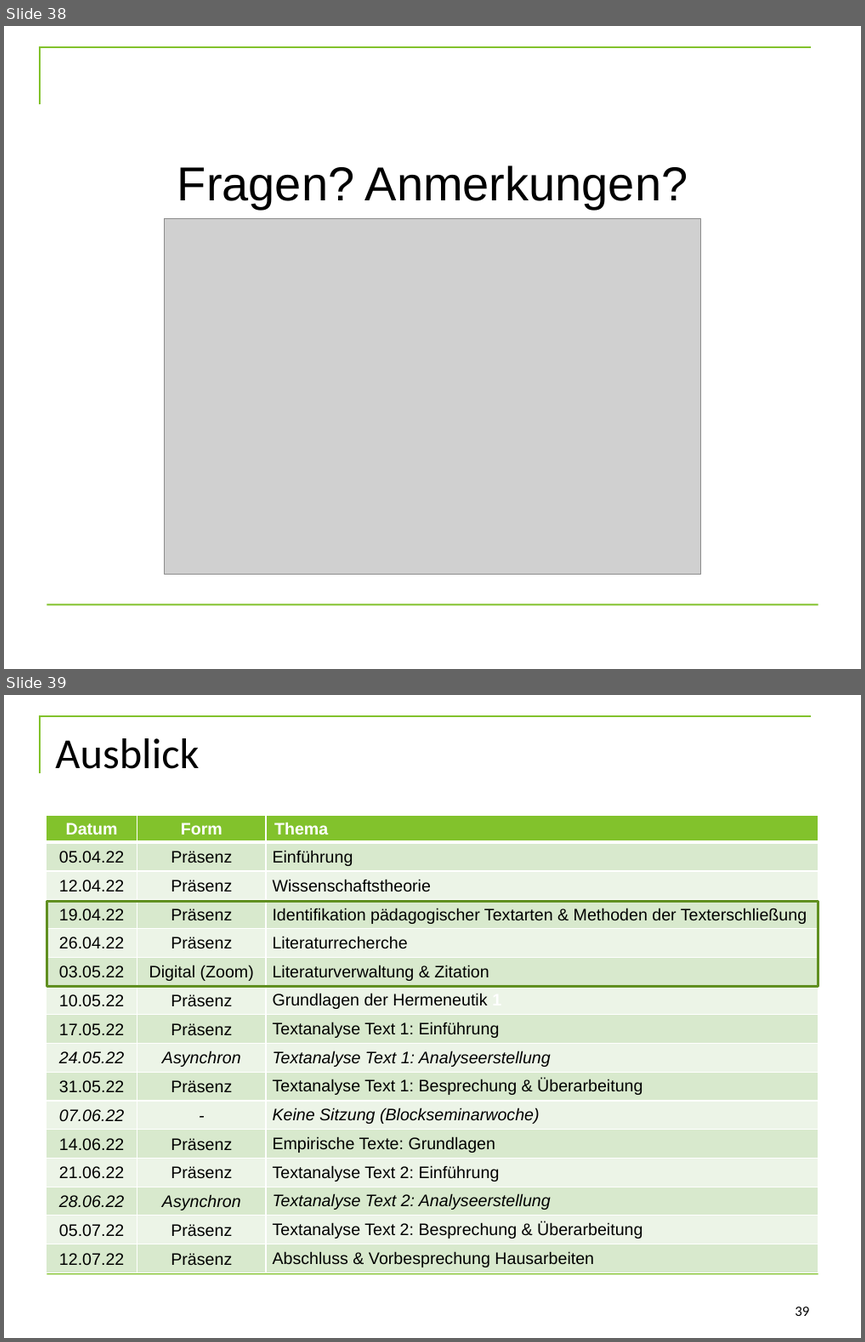
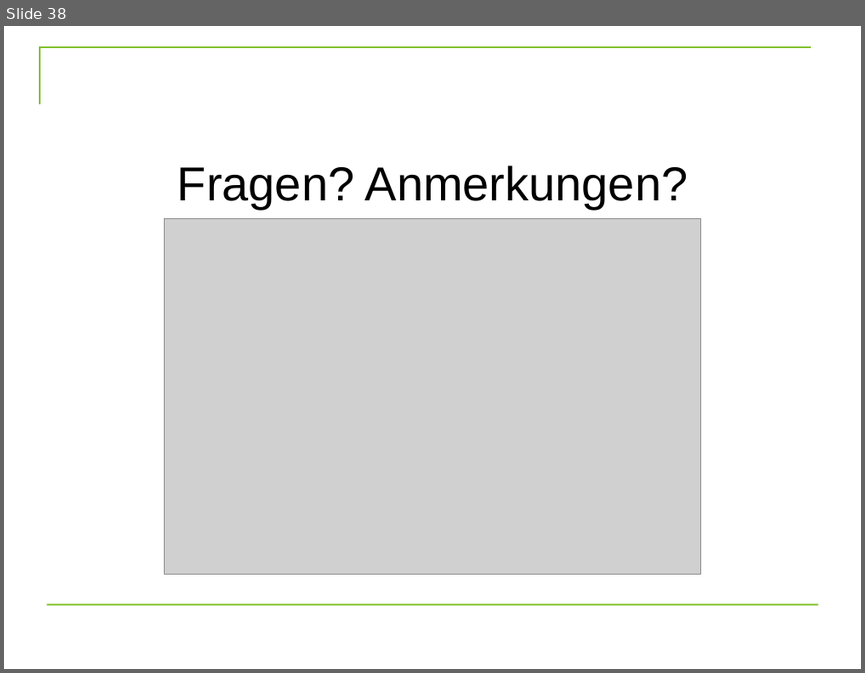
Before and after one commit to jobschepens/textanalyse22, a slide deck: folien/02_Wissenschaftstheorie.pptx. Shown one above the other, each under a label of ours: slides 38 and 39 before the commit, slide 38 after it. The pictures are 865x1342 and 865x673 pixels, drawn with LibreOffice and Linux fonts; fonts in the diff are those of the drawing; grey boxes stand for pictures; background and template pictures are left out. Boxes give left, top, right and bottom in pixels: in the first picture for what was removed or moved away, otherwise in the second. Text is boxed around its words. In the diff, an @@ line names an element or a change of style, - is before the commit and + after.

Commit message:
w2

```diff
--- a/folien/02_Wissenschaftstheorie.pptx
+++ b/folien/02_Wissenschaftstheorie.pptx
@@ slide 39 removed at bbox=[4, 695, 861, 1338], background #FFFFFF; not listed: 2 template elements that a slide beside it also shows @@
@@ title removed at bbox=[55, 738, 199, 769] @@
-Ausblick
@@ table removed at bbox=[46, 815, 817, 1273], 16 rows, 3 columns @@
-Datum | Form | Thema
-05.04.22 | Präsenz | Einführung
-12.04.22 | Präsenz | Wissenschaftstheorie
-19.04.22 | Präsenz | Identifikation pädagogischer Textarten & Methoden der Texterschließung
-26.04.22 | Präsenz | Literaturrecherche
-03.05.22 | Digital (Zoom) | Literaturverwaltung & Zitation
-10.05.22 | Präsenz | Grundlagen der Hermeneutik 1
-17.05.22 | Präsenz | Textanalyse Text 1: Einführung
-24.05.22 | Asynchron | Textanalyse Text 1: Analyseerstellung
-31.05.22 | Präsenz | Textanalyse Text 1: Besprechung & Überarbeitung
-07.06.22 | - | Keine Sitzung (Blockseminarwoche)
-14.06.22 | Präsenz | Empirische Texte: Grundlagen
-21.06.22 | Präsenz | Textanalyse Text 2: Einführung
-28.06.22 | Asynchron | Textanalyse Text 2: Analyseerstellung
-05.07.22 | Präsenz | Textanalyse Text 2: Besprechung & Überarbeitung
-12.07.22 | Präsenz | Abschluss & Vorbesprechung Hausarbeiten
@@ rectangle removed at bbox=[46, 902, 818, 987] @@
@@ page number removed at bbox=[794, 1306, 809, 1315] @@
-39
```
Also in this commit, not shown: 1 other slide removed.
